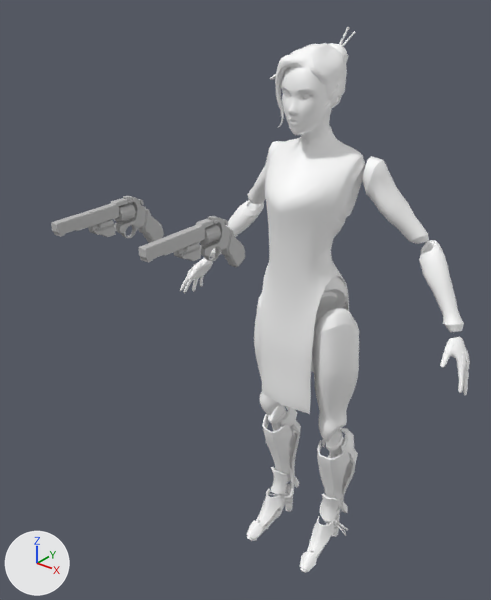
The FBX model Penteract/Assets/Characters/Fang/Fang_Animations.fbx, before and after one commit.
The view is the same before and after, from a 50 mm lens placed at (0.848, -1.298, 1.555), pointed at (-0.028, -0.202, 0.876). Lighting does not change. The marker at lower left points along +X, +Y and +Z. Where no turn or scale is listed for an object, it has been applied to the vertices.

In view in the first picture: 'Fang_LowPoly', 'LeftGun', 'RightGun'.
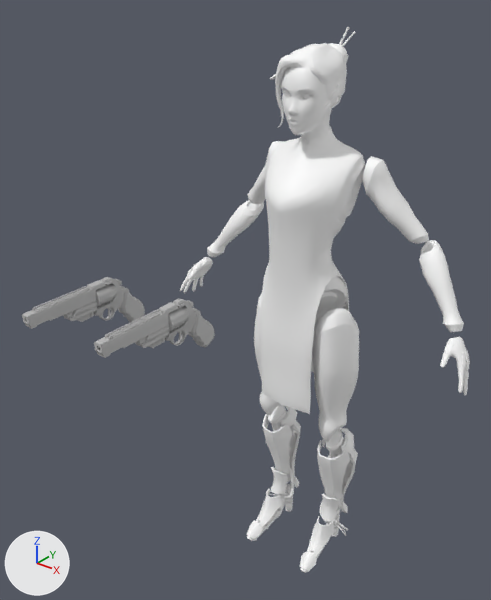
Changed parts and their boxes [x1, y1, x2, y2] in the pictures (491 x 600 px):
```json
{"object": "FangGunLeft", "change": "added", "after": [94, 299, 215, 358]}
{"object": "FangGunRight", "change": "added", "after": [22, 277, 145, 329]}
{"object": "LeftGun", "change": "deleted", "before": [139, 216, 245, 267]}
{"object": "RightGun", "change": "deleted", "before": [51, 196, 164, 243]}
```

Edits to the scene script, one JSON object a line:
```json
{"op": "add", "block": "mat_standardsurface2", "code": ["mat_standardsurface2 = principled_material('standardSurface2')", "mat_standardsurface2.base_color = (0.5, 0.5, 0.5)  # grey #bcbcbc", "mat_standardsurface2.roughness = 0.4"]}
{"op": "add", "block": "me_mesh_002_1", "code": ["me_mesh_002_1 = bpy.data.meshes.new('Mesh.002')", "me_mesh_002_1.from_pydata(...)  # 885 vertices, 831 faces; spans x -0.018..0.018, y -0.138..0.138, z -0.062..0.062", "me_mesh_002_1.materials.append(mat_standardsurface2)  # its picture is missing"]}
{"op": "remove", "block": "ob_leftgun", "code": ["ob_leftgun = bpy.data.objects.new('LeftGun', me_mesh_002)", "ob_leftgun.location = (0.0, 0.017, 0.0)"]}
{"op": "remove", "block": "ob_rightgun", "code": ["ob_rightgun = bpy.data.objects.new('RightGun', me_mesh_001)", "ob_rightgun.location = (0.0, 0.017, 0.0)"]}
{"op": "add", "block": "ob_fanggunleft", "code": ["ob_fanggunleft = bpy.data.objects.new('FangGunLeft', me_mesh_002_1)", "ob_fanggunleft.location = (0.062, -0.559, 0.957)"]}
{"op": "add", "block": "ob_fanggunright", "code": ["ob_fanggunright = bpy.data.objects.new('FangGunRight', me_mesh_002_1.copy())", "ob_fanggunright.location = (-0.127, -0.565, 0.949)"]}
```
